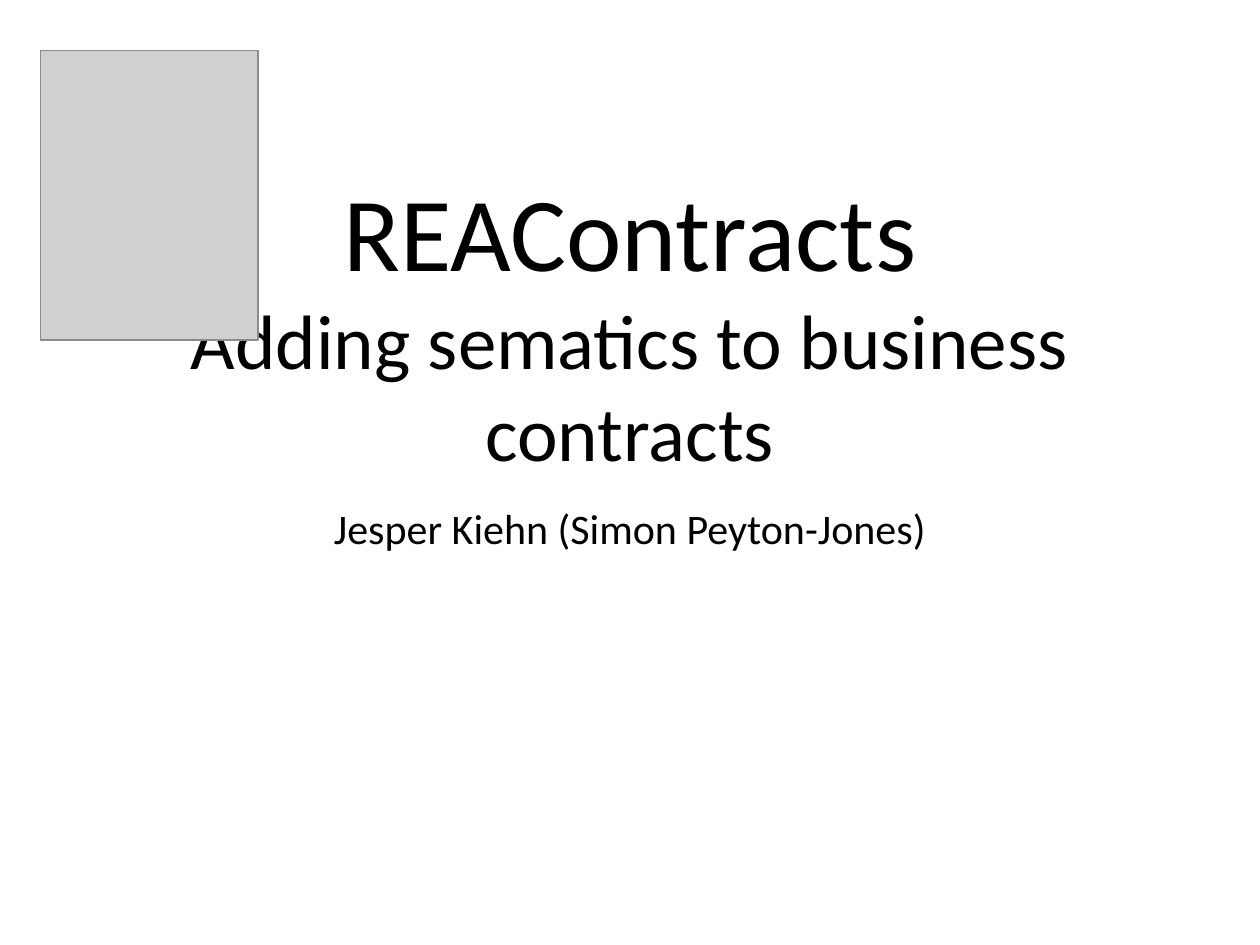
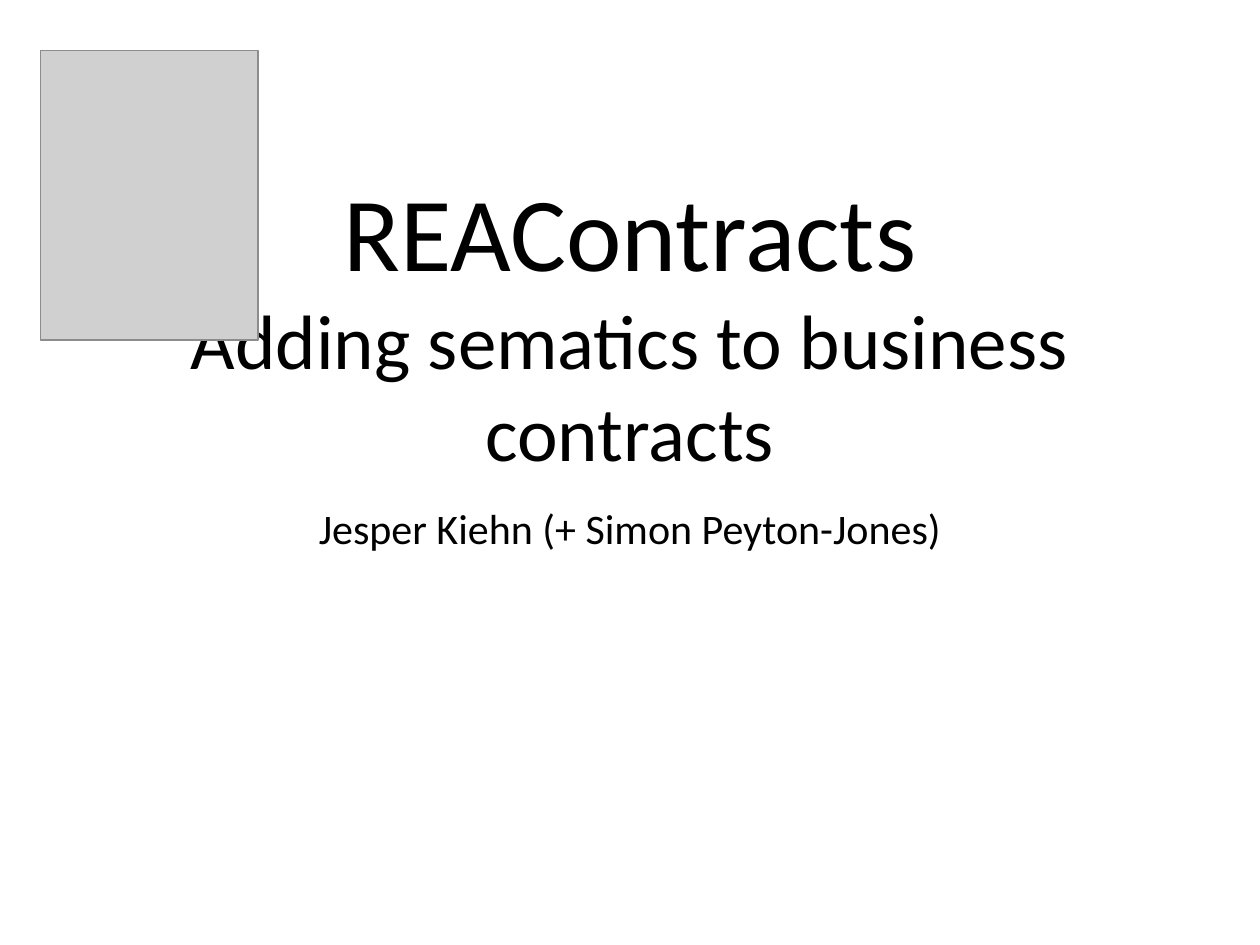
Before and after one commit to valueflows/vf-apps, a slide deck: slide 32 of REA intro.odp. Drawn at 1260x945 pixels with LibreOffice and Linux fonts; fonts in the diff are those of the drawing; grey boxes stand for pictures. Boxes give left, top, right and bottom in pixels: in the first picture for what was removed or moved away, otherwise in the second. Text is boxed around its words. In the diff, an @@ line names an element or a change of style, - is before the commit and + after.

```diff
--- a/REA intro.odp
+++ b/REA intro.odp
@@ subtitle at <box>319,513,941,551</box>: text changed @@
-Jesper Kiehn (Simon Peyton-Jones)
+Jesper Kiehn (+ Simon Peyton-Jones)
```
Also in this commit, not shown: 3 other slides changed.
